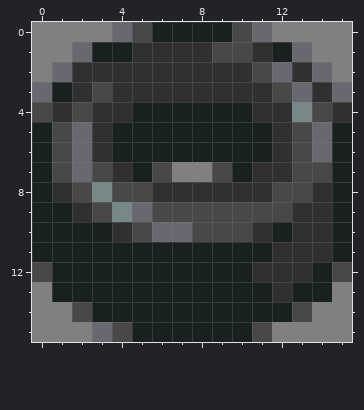
A pixel-art sprite gets an edit: frontend-server/static/assets/map/04/block.png. Above, as it was before the edit.
The file is 16x16 pixels. Pixels under 10% opacity are left out.
The result:
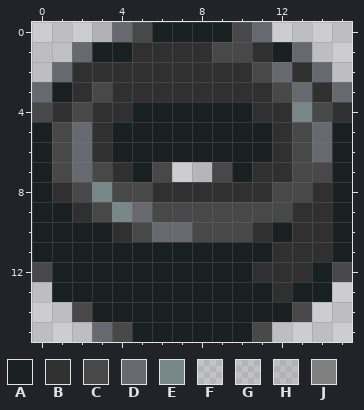
Palette (. is transparent): A #182020  B #303030  C #484848  D #686870  E #788888  F #80808020  G #80808028  H #80808032  J #808080
The exact change:
@@ x 0..15 @@
- 0 JJJJDCAAAACDJJJJ
- 1 JJDAABBBBCCBADJJ
- 2 JDBBBBBBBBBCDBDJ
+ 0 ...HDCAAAACD....
+ 1 .GDAABBBBCCBAD..
+ 2 HDBBBBBBBBBCDBD.
  3 DABCBBBBBBBBCDBD
@@ x 5..10 @@
  6 AAAAAA
- 7 ACJJCA
+ 7 AC.FCA
  8 CBBBBB
@@ x 0..15 @@
 12 CAAAAAAAAAABBBAC
-13 JAAAAAAAAAAABAAJ
-14 JJCAAAAAAAAAACJJ
-15 JJJDCAAAAAACJJJJ
+13 .AAAAAAAAAAABAA.
+14 ..CAAAAAAAAAAC..
+15 ...DCAAAAAAC....
